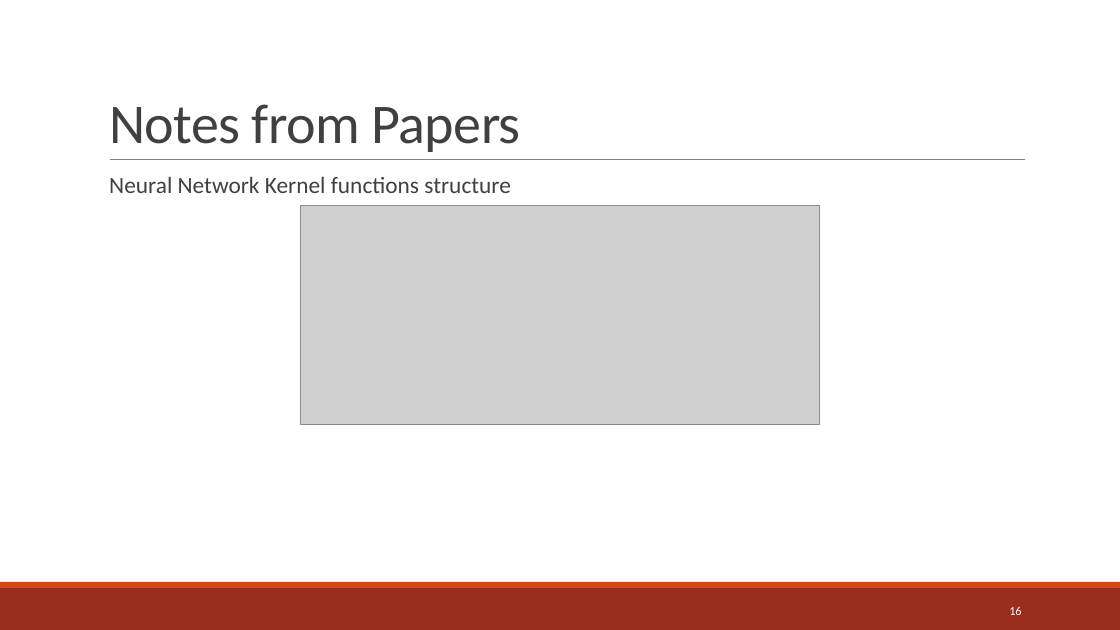
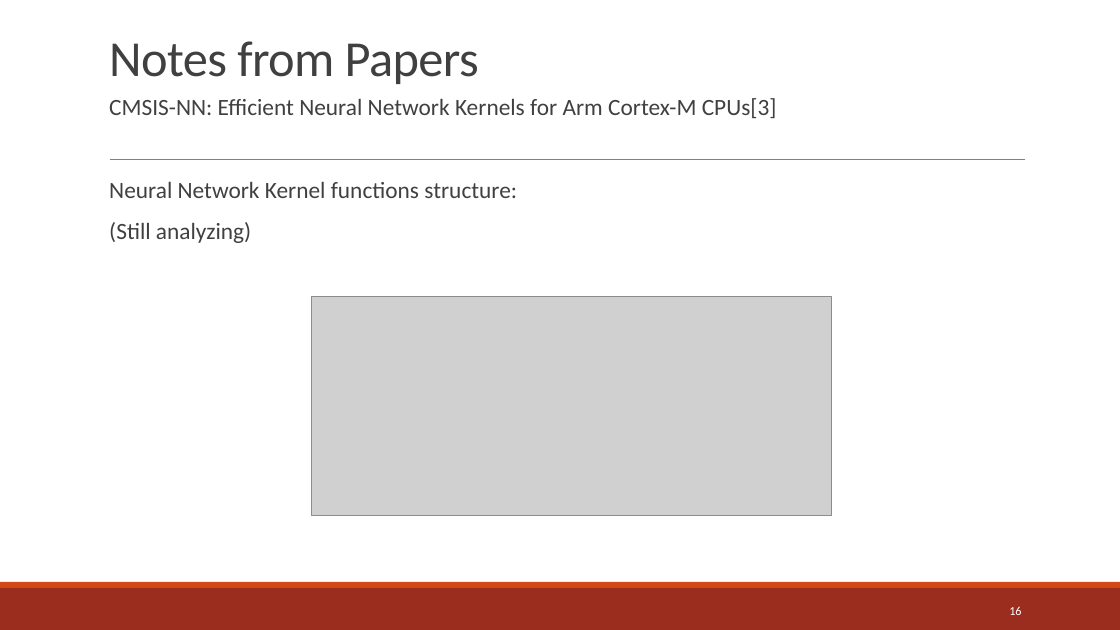
Before and after one commit to jreyesa0901/master_thesis, a slide deck: slide 16 of Resources/MA Proposal Reyes v2.pptx. Drawn at 1120x630 pixels with LibreOffice and Linux fonts; fonts in the diff are those of the drawing; grey boxes stand for pictures. Boxes give left, top, right and bottom in pixels: in the first picture for what was removed or moved away, otherwise in the second. Text is boxed around its words. In the diff, an @@ line names an element or a change of style, - is before the commit and + after.

```diff
--- a/Resources/MA Proposal Reyes v2.pptx
+++ b/Resources/MA Proposal Reyes v2.pptx
@@ title "Notes from Papers" at (109, 41, 479, 84): size 48 to 43.2 pt @@
@@ text at (109, 98, 777, 243): text changed @@
-  Neural Network Kernel functions structure
+  CMSIS-NN: Efficient Neural Network Kernels for Arm Cortex-M CPUs[3]
+  Neural Network Kernel functions structure:
+  (Still analyzing)
@@ picture: place and size @@
-picture at (300, 205, 820, 424)
+picture at (312, 297, 832, 516)
```
Also in this commit, not shown: 11 other slides changed, 1 slide added, 1 slide removed, 14 other files.
